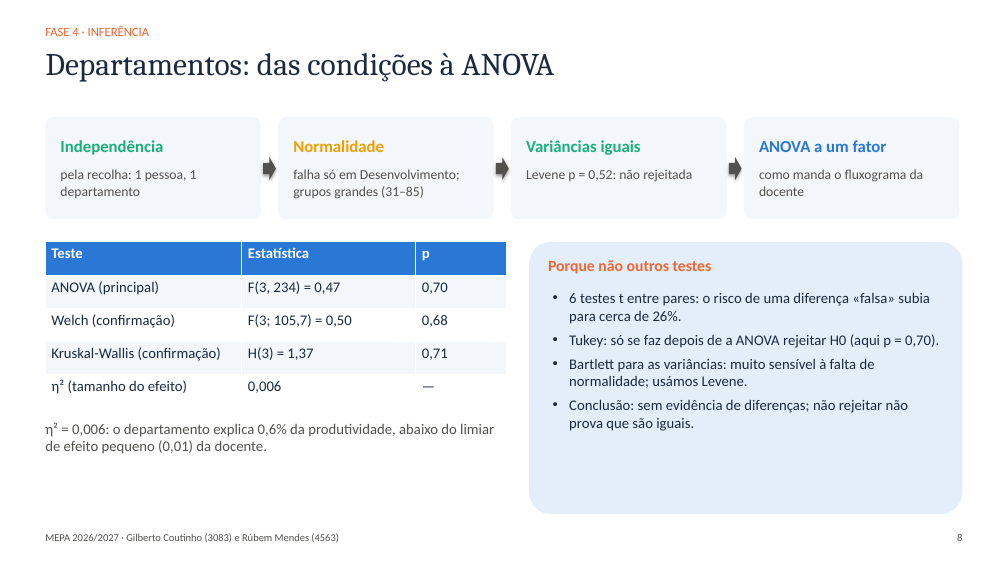
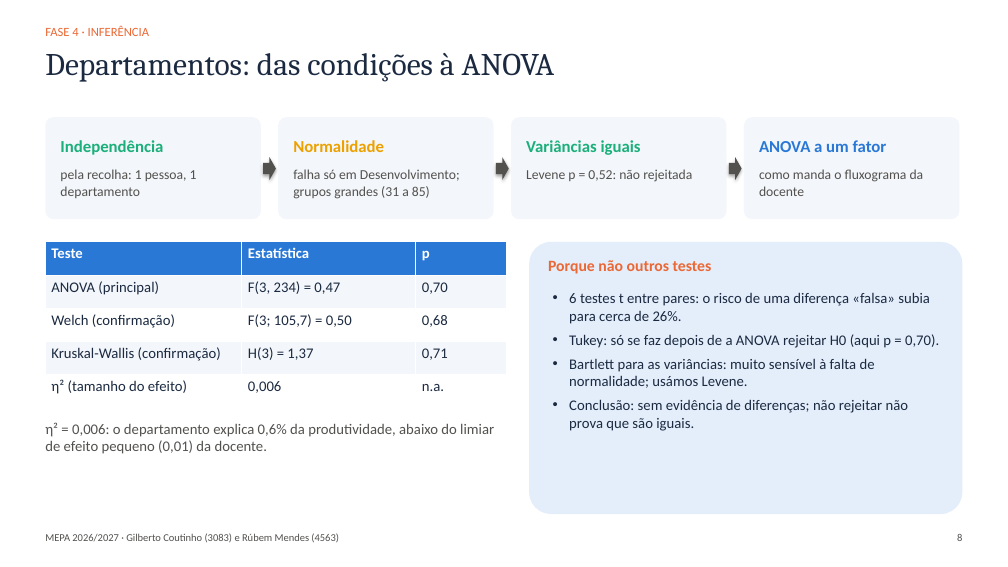
Before and after one commit to gcoutinho-ipca/tp1-mepa-ia-produtividade, a slide deck: slide 8 of Apresentacao_TP1_MEPA.pptx. Drawn at 1008x567 pixels with LibreOffice and Linux fonts; fonts in the diff are those of the drawing. Boxes give left, top, right and bottom in pixels: in the first picture for what was removed or moved away, otherwise in the second. Text is boxed around its words. In the diff, an @@ line names an element or a change of style, - is before the commit and + after.

```diff
--- a/Apresentacao_TP1_MEPA.pptx
+++ b/Apresentacao_TP1_MEPA.pptx
@@ text at box(293, 169, 460, 199): text changed @@
-falha só em Desenvolvimento; grupos grandes (31–85)
+falha só em Desenvolvimento; grupos grandes (31 a 85)
@@ table at box(45, 242, 507, 408) @@
-row 5, column 3: —
+row 5, column 3: n.a.
```
Also in this commit, not shown: 2 other slides changed, 2 other files.
